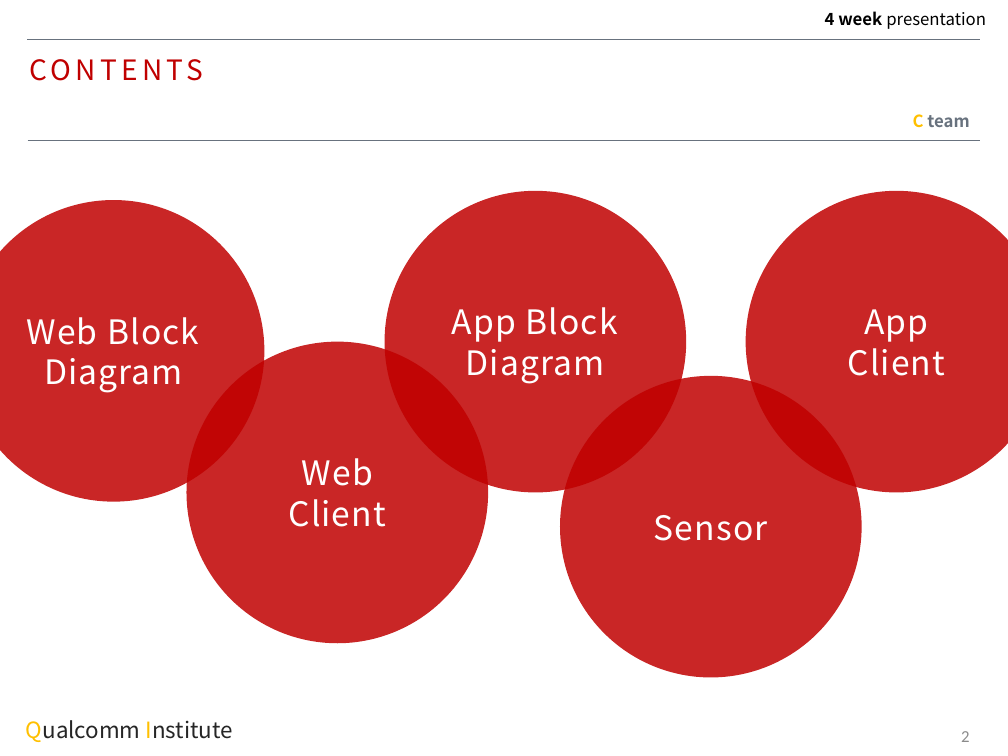
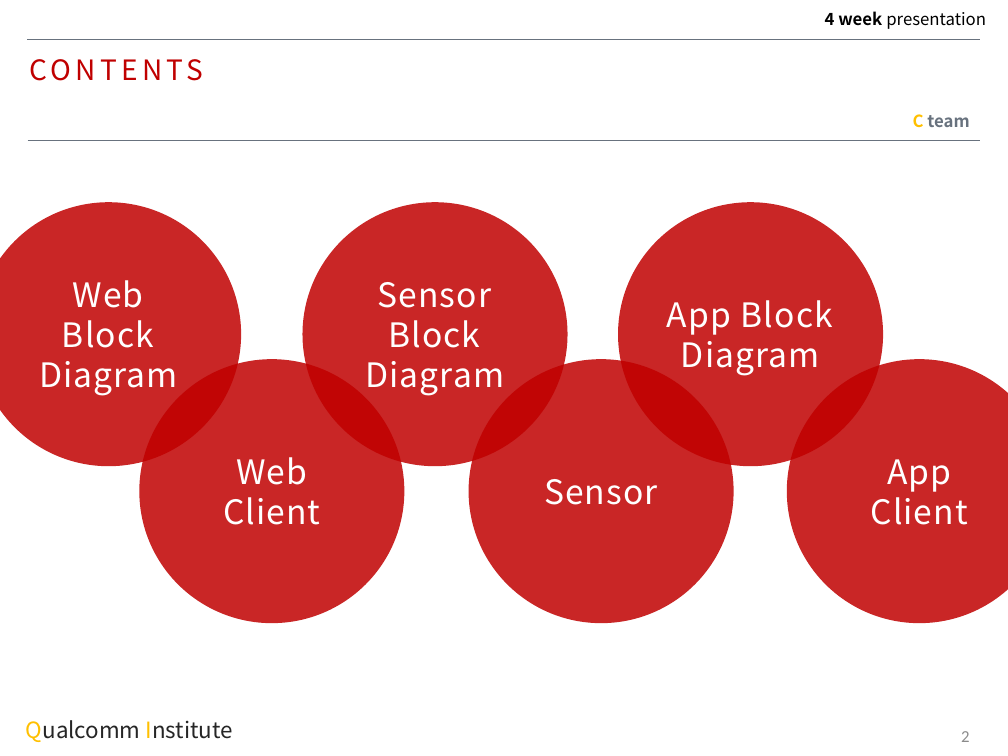
Before and after one commit to MAENGSOOHOON/summer2017IoT, a slide deck: slide 2 of 4week/ppt/4week.pptx. Drawn at 1008x756 pixels with LibreOffice and Linux fonts; fonts in the diff are those of the drawing. Boxes give left, top, right and bottom in pixels: in the first picture for what was removed or moved away, otherwise in the second. Text is boxed around its words. In the diff, an @@ line names an element or a change of style, - is before the commit and + after.

Commit message:
4week

```diff
--- a/4week/ppt/4week.pptx
+++ b/4week/ppt/4week.pptx
@@ ellipse "Web Block Diagram": place and size @@
-ellipse "Web Block Diagram" at (0, 200, 264, 501)
+ellipse "Web Block Diagram" at (0, 203, 241, 467)
@@ ellipse added at (302, 203, 568, 467), fill #C00000 at 85% opacity, 24 pt, text #FFFFFF @@
+Sensor Block Diagram
@@ ellipse "App Block Diagram": place and size @@
-ellipse "App Block Diagram" at (385, 191, 686, 492)
+ellipse "App Block Diagram" at (618, 203, 883, 467)
@@ ellipse "Web": place and size @@
-ellipse "Web" at (186, 342, 488, 643)
+ellipse "Web" at (139, 359, 404, 623)
@@ ellipse "Sensor": place and size @@
-ellipse "Sensor" at (560, 376, 862, 677)
+ellipse "Sensor" at (469, 359, 734, 623)
@@ ellipse "App": place and size @@
-ellipse "App" at (746, 191, 1008, 492)
+ellipse "App" at (787, 359, 1008, 623)
```
